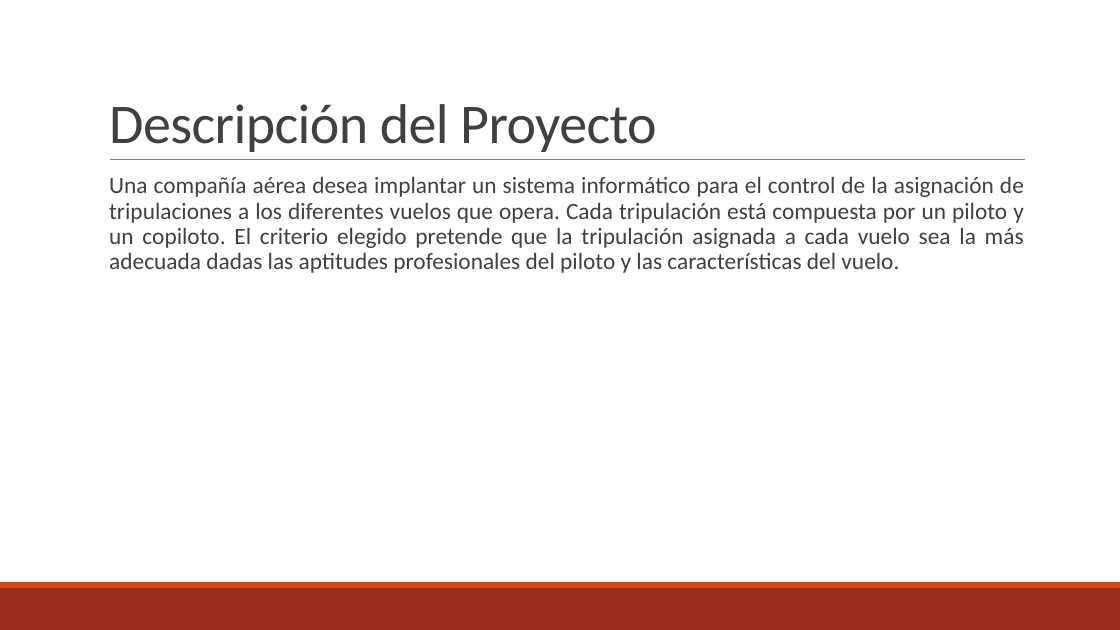
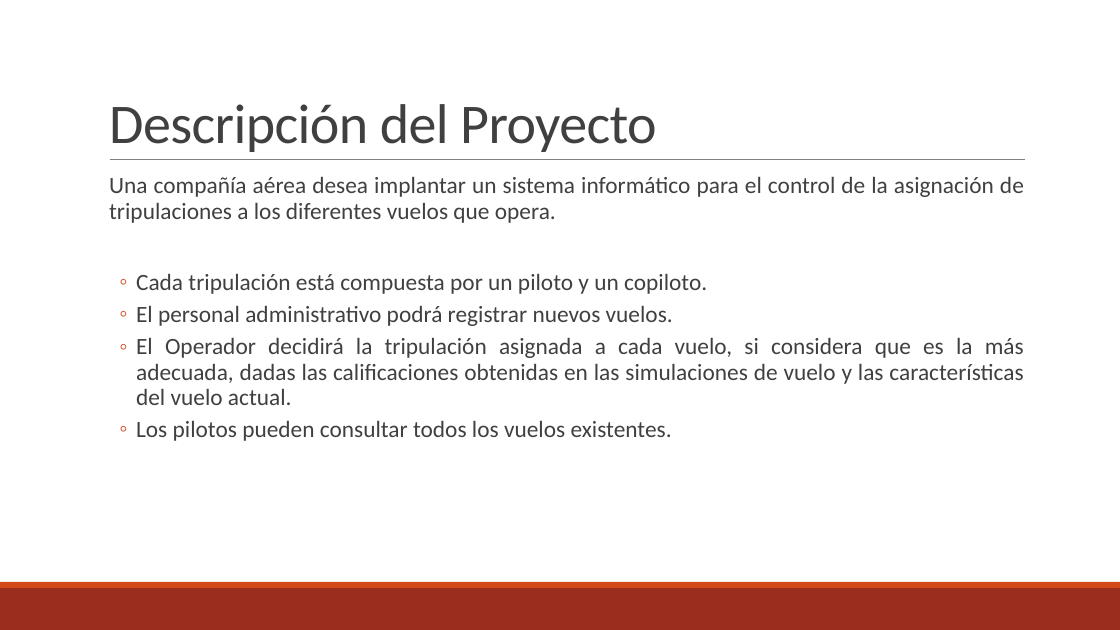
Before and after one commit to wolkmx/asignacionTripulaciones, a slide deck: slide 2 of Presentacion/Presentacion Proyecto Final.pptx. Drawn at 1120x630 pixels with LibreOffice and Linux fonts; fonts in the diff are those of the drawing. Boxes give left, top, right and bottom in pixels: in the first picture for what was removed or moved away, otherwise in the second. Text is boxed around its words. In the diff, an @@ line names an element or a change of style, - is before the commit and + after.

```diff
--- a/Presentacion/Presentacion Proyecto Final.pptx
+++ b/Presentacion/Presentacion Proyecto Final.pptx
@@ text at <box>109,177,1024,441</box>: text changed @@
-  Una compañía aérea desea implantar un sistema informático para el control de la asignación de tripulaciones a los diferentes vuelos que opera. Cada tripulación está compuesta por un piloto y un copiloto. El criterio elegido pretende que la tripulación asignada a cada vuelo sea la más adecuada dadas las aptitudes profesionales del piloto y las características del vuelo.
+  Una compañía aérea desea implantar un sistema informático para el control de la asignación de tripulaciones a los diferentes vuelos que opera.
+  ◦ Cada tripulación está compuesta por un piloto y un copiloto.
+  ◦ El personal administrativo podrá registrar nuevos vuelos.
+  ◦ El Operador decidirá la tripulación asignada a cada vuelo, si considera que es la más adecuada, dadas las calificaciones obtenidas en las simulaciones de vuelo y las características del vuelo actual.
+  ◦ Los pilotos pueden consultar todos los vuelos existentes.
```
Also in this commit, not shown: 3 other slides changed, 2 other files.
